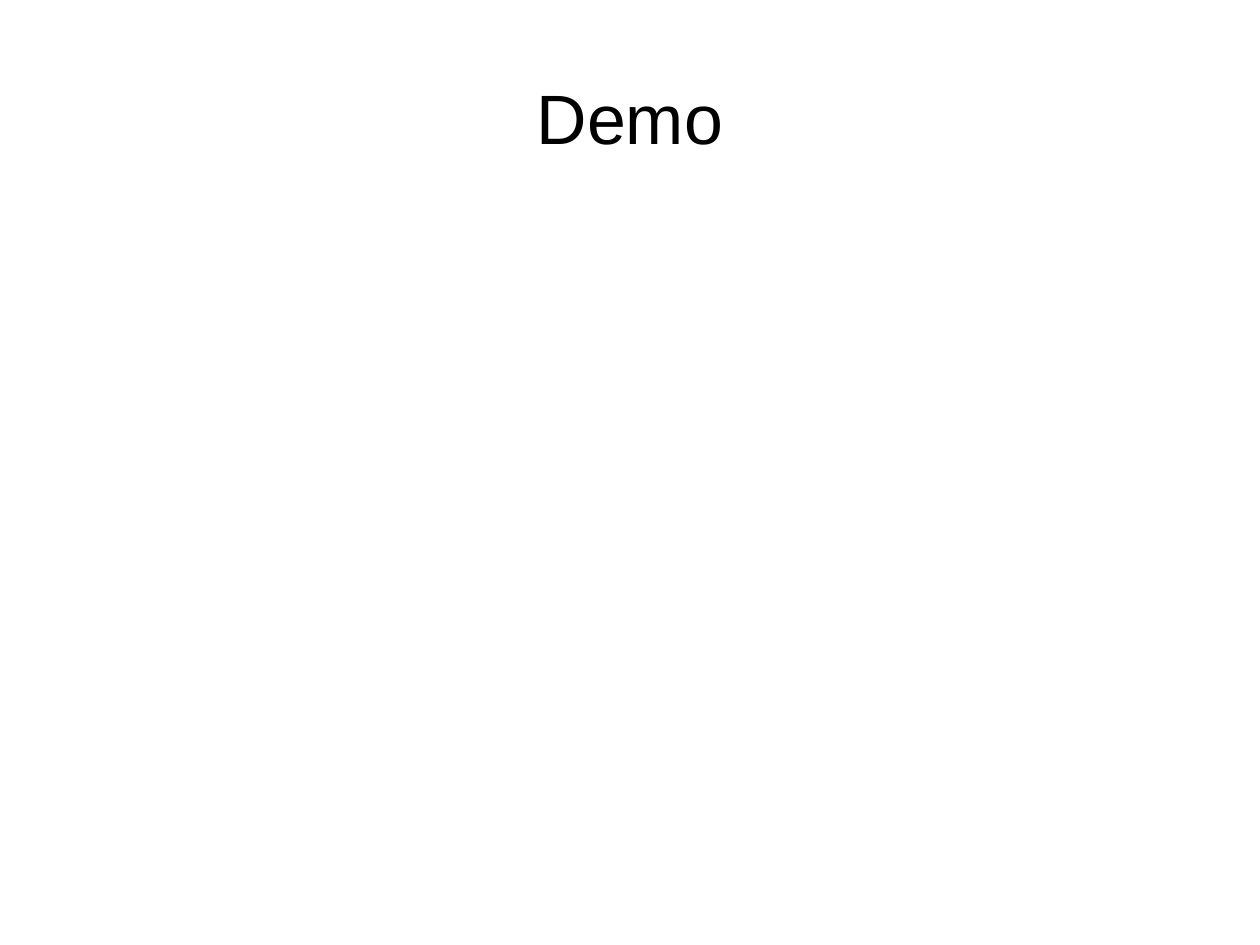
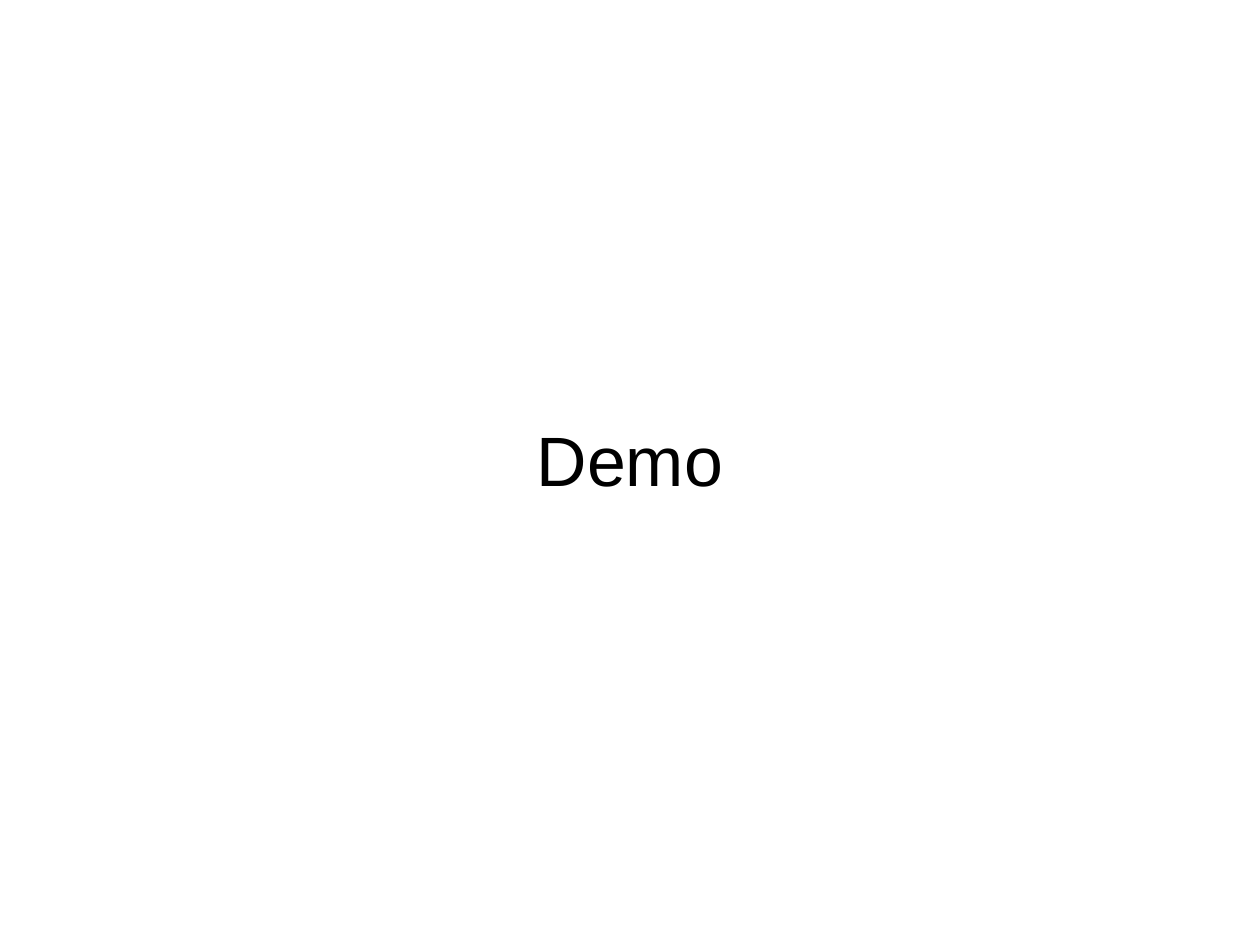
Before and after one commit to iiot-stud/qteam2016, a slide deck: slide 10 of presentation.odp (slide 8 before the commit). Drawn at 1260x945 pixels with LibreOffice and Linux fonts; fonts in the diff are those of the drawing. Boxes give left, top, right and bottom in pixels: in the first picture for what was removed or moved away, otherwise in the second. Text is boxed around its words. In the diff, an @@ line names an element or a change of style, - is before the commit and + after.

Commit message:
updated final Version of presentation

```diff
--- a/presentation.odp
+++ b/presentation.odp
@@ title "Demo": place and size @@
-title "Demo" at box(537, 96, 723, 145)
+title "Demo" at box(537, 438, 723, 487)
```
Also in this commit, not shown: 4 slides added, 2 slides removed, 1 other file.
